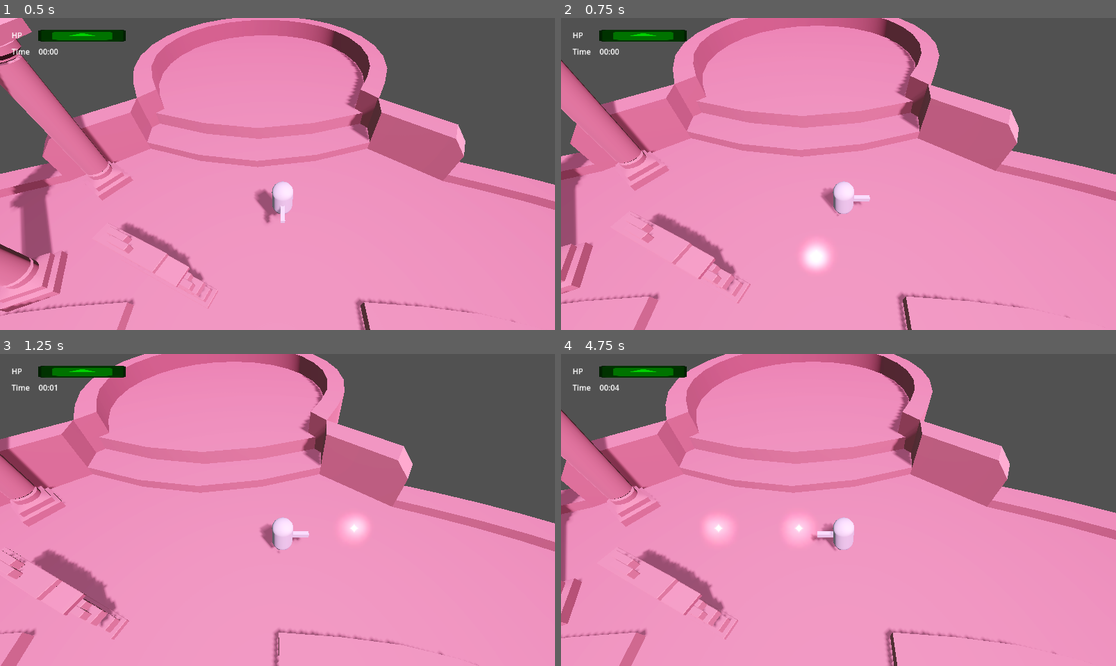
Above: before the commit, frames 1-4 (two rows, left to right).
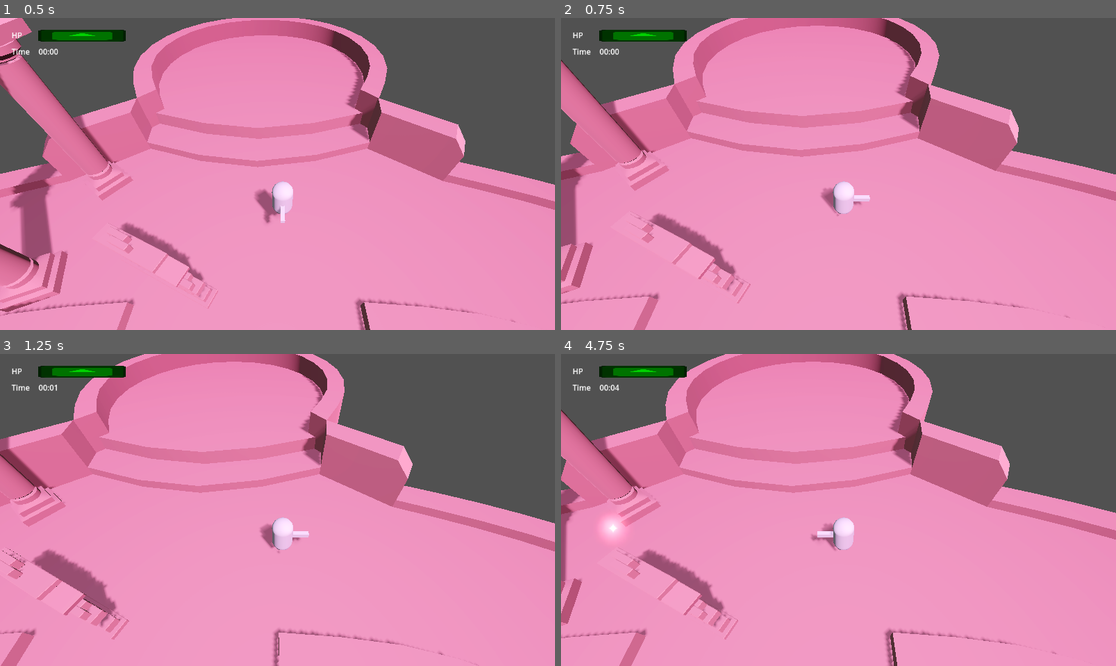
Above: after the commit, the same moments.

Repository: AndreRufo/ophi13
Game: Godot game, scene res://world.tscn
The game is run twice, just before and just after one commit, with the same random seed, the same clock (stepped at 60 frames per second) and the same inputs. The engine's default icon, where the game draws it, is replaced by a stand-in: a white triangle on a blue panel in a dark square. A sky picture missing from this copy of the repository is replaced by a grey-blue gradient.
Inputs:
- Up to frame 1 (0.5 s): no input
- Up to frame 2 (0.75 s): tap Enter (ui_accept) at 0.5 s; hold Right (ui_right) from 0.53 s (still down)
- Up to frame 3 (1.25 s): keep holding Right (ui_right); tap Enter (ui_accept) at 0.77 s
- Up to frame 4 (4.75 s): release Right (ui_right) at 1.28 s; hold Down (ui_down) 1.28-2.03 s; tap Enter (ui_accept) at 1.52, 3.02, 3.77, 4.52 s; hold Right (ui_right) 2.03-2.78 s; hold Up (ui_up) 2.78-3.53 s; hold Left (ui_left) from 3.53 s (still down)

Frame 1 is identical in both runs. In frame 2, 0.4% of the frame differs, in the area x 43-49%, y 71-81%; in frame 3, 0.3%; in frame 4, 0.8%, in the area x 7-46%, y 52-60%.

Commit message:
Changed player bullet

Diff:
--- a/Prefabs/Character.tscn
+++ b/Prefabs/Character.tscn
@@ -1,6 +1,7 @@
-[gd_scene load_steps=5 format=3 uid="uid://d4lp0doik3rtc"]
+[gd_scene load_steps=6 format=3 uid="uid://d4lp0doik3rtc"]
 
 [ext_resource type="Script" path="res://ScriptsNew/Character.gd" id="1_tl3q1"]
+[ext_resource type="PackedScene" uid="uid://cplbtlniv8tgh" path="res://Prefabs/PlayerBullet.tscn" id="2_yk4v1"]
 
 [sub_resource type="CapsuleShape3D" id="CapsuleShape3D_gf1nm"]
 radius = 0.23171
@@ -13,6 +14,7 @@
 collision_layer = 4
 collision_mask = 15
 script = ExtResource("1_tl3q1")
+BulletScene = ExtResource("2_yk4v1")
 
 [node name="Collision" type="CollisionShape3D" parent="."]
 shape = SubResource("CapsuleShape3D_gf1nm")
--- /dev/null
+++ b/Prefabs/PlayerBullet.tscn
@@ -0,0 +1,6 @@
+[gd_scene load_steps=2 format=3 uid="uid://cplbtlniv8tgh"]
+
+[ext_resource type="PackedScene" uid="uid://daa4scifdiejw" path="res://Prefabs/Bullet.tscn" id="1_27ti0"]
+
+[node name="Bullet" instance=ExtResource("1_27ti0")]
+speed = 50.0
--- a/world.tscn
+++ b/world.tscn
@@ -1,8 +1,7 @@
-[gd_scene load_steps=13 format=3 uid="uid://bupermobpg1sj"]
+[gd_scene load_steps=12 format=3 uid="uid://bupermobpg1sj"]
 
 [ext_resource type="Texture2D" uid="uid://d2xq5ndw02hs1" path="res://Assets/Models/Nebula.hdr" id="1_3b43y"]
 [ext_resource type="PackedScene" uid="uid://d4lp0doik3rtc" path="res://Prefabs/Character.tscn" id="1_tr0ag"]
-[ext_resource type="PackedScene" uid="uid://daa4scifdiejw" path="res://Prefabs/Bullet.tscn" id="3_n2sfi"]
 [ext_resource type="PackedScene" uid="uid://4j1jhl2ib1ff" path="res://Prefabs/UI/HUD.tscn" id="4_3n2ta"]
 [ext_resource type="PackedScene" uid="uid://hc6iqxwfym4h" path="res://Prefabs/Aries.tscn" id="4_jmyty"]
 [ext_resource type="PackedScene" uid="uid://7g2g3525ls68" path="res://Prefabs/Pisces.tscn" id="5_ul6xq"]
@@ -72,7 +71,6 @@
 
 [node name="Character" parent="." instance=ExtResource("1_tr0ag")]
 transform = Transform3D(1, 0, 0, 0, 1, 0, 0, 0, 1, 0.873741, 3.72716, -37.1921)
-BulletScene = ExtResource("3_n2sfi")
 
 [node name="RemoteTransform3D" type="RemoteTransform3D" parent="Character"]
 transform = Transform3D(1, 0, 0, 0, 0.778353, 0.627827, 0, -0.627827, 0.778353, 0, 0, 0)
